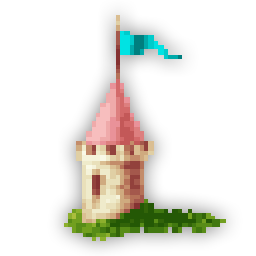
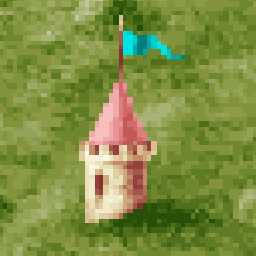
Comparing the layer stacks of the two 256 × 256 images. Changes:
removed group "icon" (2 layers) over 64, 15, 226, 241
renamed "lower_bg" to "Helligkeit/Kontrast 1", showed it, moved it out of group "orig", painted on it, masked it over 0, 195, 256, 256
renamed "bg" to "tower", moved it out of group "icon", painted on it over 64, 15, 226, 241
renamed "tower" to "Ebene 1", moved it out of group "icon", painted on it over 0, 0, 256, 256
